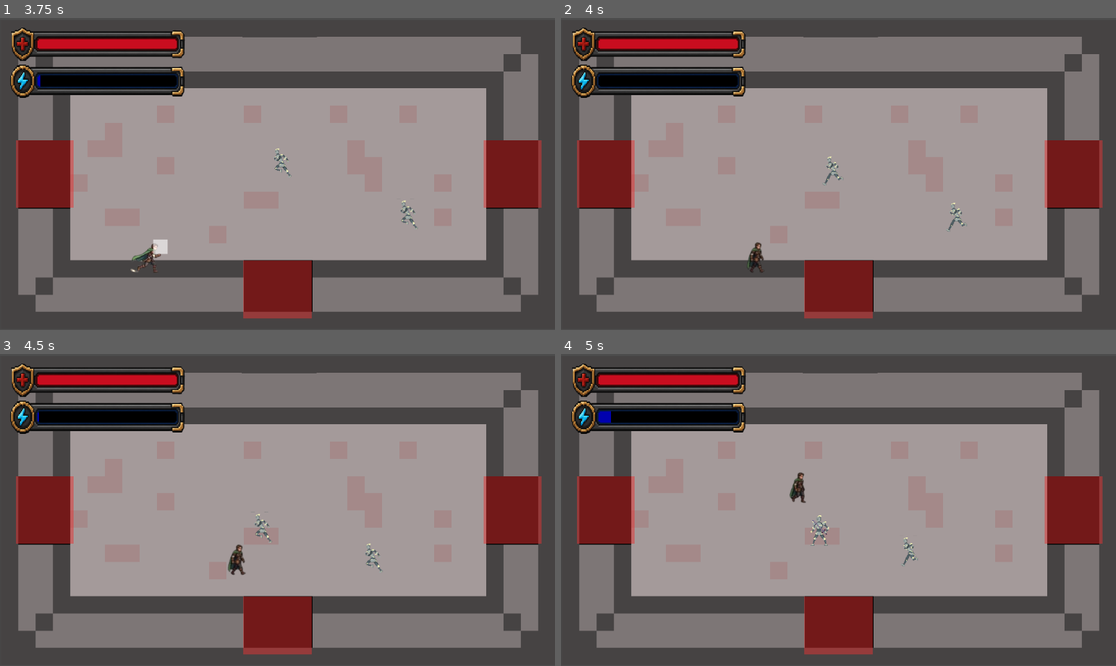
Above: before the commit, frames 1-4 (two rows, left to right).
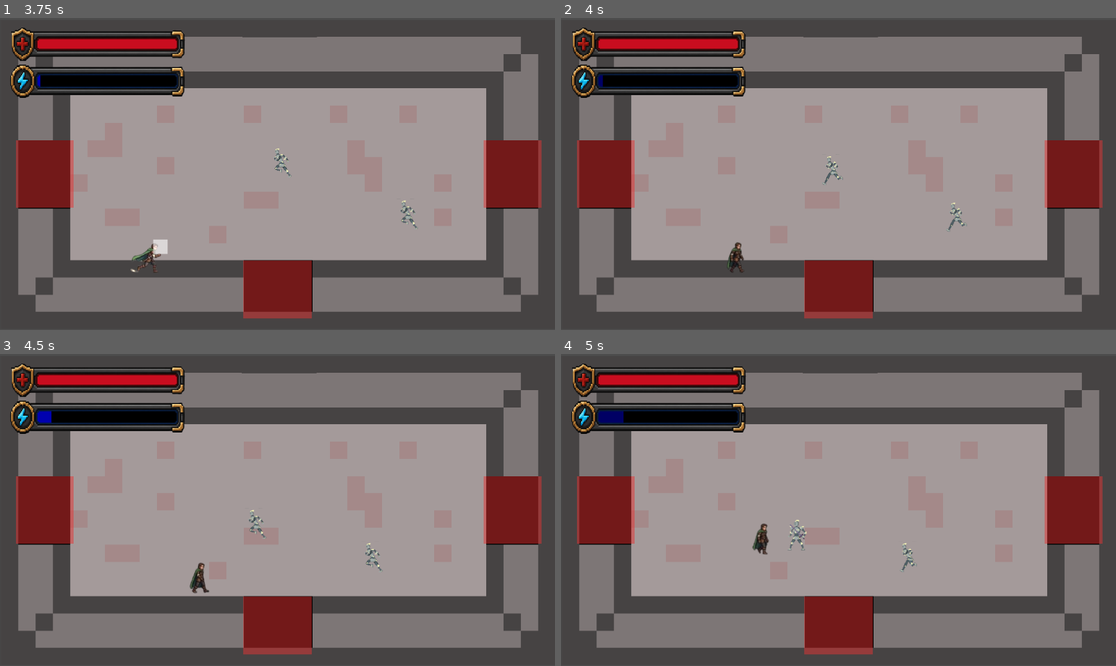
Above: after the commit, the same moments.

Repository: gx040502/energy-knight
Game: Godot game, scene res://Sinyen/main_menu.tscn
Same seed, same stepped clock (60 frames per second), same inputs: the game is played once before the commit and once after it.
Inputs (mouse positions are in pixels of both pictures, inside the frame that each line leads up to):
- Up to frame 1 (3.75 s): click "Start Game" at 0.5 s; click "Level 1" at 1.25 s; move the mouse to (399, 158) at 2.02 s; hold D (right) 2.03-2.78 s; hold Shift (sprint) 2.03-2.78 s; tap Space (dash) at 2.1, 3.05, 3.6 s; click (399, 158) at 2.17 s; move the mouse to (166, 189) at 2.77 s; hold S (down) 2.78-3.53 s; tap Shift (sprint) at 2.85 s; click (166, 189) at 2.92 s; move the mouse to (333, 105) at 3.52 s; hold D (right) from 3.53 s (still down); hold Shift (sprint) from 3.53 s (still down); click (333, 105) at 3.67 s
- Up to frame 2 (4 s): keep holding D (right); keep holding Shift (sprint)
- Up to frame 3 (4.5 s): move the mouse to (249, 572) at 4.27 s; release D (right) at 4.28 s; release Shift (sprint) at 4.28 s; hold W (up) from 4.28 s (still down); tap Shift (sprint) at 4.35 s; click (249, 572) at 4.42 s
- Up to frame 4 (5 s): keep holding W (up); tap Space (dash) at 4.55 s

Frame 1 is identical in both runs. In frame 2, 0.4% of the frame differs, in the area x 6-72%, y 18-82%; in frame 3, 0.6%; in frame 4, 0.9%, in the area x 6-65%, y 18-70%.

Commit message:
add debuff, sfx for walk, sprint, attack, explosion, take damage, debuff

Diff:
--- a/GyapXun/player/scenes/player.tscn
+++ b/GyapXun/player/scenes/player.tscn
@@ -22,6 +22,12 @@
 [ext_resource type="Texture2D" uid="uid://ekbas0j25cue" path="res://GyapXun/animations/walk/walk3.png" id="16_5p363"]
 [ext_resource type="Texture2D" uid="uid://b60cive1napwr" path="res://GyapXun/animations/walk/walk4.png" id="17_bfa6d"]
 [ext_resource type="PackedScene" uid="uid://dqqeja6mh50tr" path="res://Sinyen/scenes/hud.tscn" id="22_g31jf"]
+[ext_resource type="AudioStream" uid="uid://btl1byq7yhfpf" path="res://GyapXun/sfx/dash/dragon-studio-whoosh-cinematic-5-376880.mp3" id="23_la1jf"]
+[ext_resource type="AudioStream" uid="uid://bfvoubpqdbieh" path="res://GyapXun/sfx/melee/swing3.wav" id="24_enmwg"]
+[ext_resource type="AudioStream" uid="uid://88gixifcj8sd" path="res://GyapXun/sfx/explosion/spell.wav" id="25_enmwg"]
+[ext_resource type="AudioStream" uid="uid://x7p7ji765u6k" path="res://GyapXun/sfx/explosion/explosion01.ogg" id="25_t5vx1"]
+[ext_resource type="AudioStream" uid="uid://dr5fsd3mfy4c8" path="res://GyapXun/sfx/takedamage/01._damage_grunt_male.wav" id="27_t5vx1"]
+[ext_resource type="AudioStream" uid="uid://bhnlkpv72l81f" path="res://GyapXun/sfx/debuff/debuff2.wav" id="28_t5vx1"]
 
 [sub_resource type="SpriteFrames" id="SpriteFrames_chlmu"]
 animations = [{
@@ -132,6 +138,29 @@
 
 [node name="Hud" parent="." unique_id=913466994 instance=ExtResource("22_g31jf")]
 
+[node name="FootstepsSFX" type="AudioStreamPlayer" parent="." unique_id=1727867988]
+
+[node name="DashSFX" type="AudioStreamPlayer" parent="." unique_id=247560584]
+stream = ExtResource("23_la1jf")
+
+[node name="MeleeAttackSFX" type="AudioStreamPlayer" parent="." unique_id=755408325]
+stream = ExtResource("24_enmwg")
+
+[node name="SpellCastSFX" type="AudioStreamPlayer" parent="." unique_id=918607991]
+stream = ExtResource("25_enmwg")
+
+[node name="ExplosionBlastSFX" type="AudioStreamPlayer" parent="." unique_id=1998408266]
+stream = ExtResource("25_t5vx1")
+
+[node name="TakeDamageSFX" type="AudioStreamPlayer" parent="." unique_id=2001154314]
+stream = ExtResource("27_t5vx1")
+
+[node name="StaminaDebuffSFX" type="AudioStreamPlayer" parent="." unique_id=325874108]
+stream = ExtResource("28_t5vx1")
+
+[node name="FootstepTimer" type="Timer" parent="." unique_id=304232900]
+wait_time = 0.45
+
 [connection signal="timeout" from="Timer" to="." method="_on_timer_timeout"]
 
 [editable path="Hud"]
--- a/GyapXun/player/scripts/player.gd
+++ b/GyapXun/player/scripts/player.gd
@@ -2,8 +2,31 @@
 
 @onready var player_anim = $AnimatedSprite2D
 @onready var dash_timer = $Timer
-@onready var energy_bar = $Hud/%EnergyBar
+@onready var energy_bar: TextureProgressBar = $Hud/%EnergyBar #milestone2
 @onready var health_bar = $Hud/%HPBar
+
+@onready var footsteps_sfx: AudioStreamPlayer = $FootstepsSFX
+@onready var footstep_timer: Timer = $FootstepTimer
+@onready var dash_sfx: AudioStreamPlayer = $DashSFX
+@onready var melee_attack_sfx: AudioStreamPlayer = $MeleeAttackSFX
+@onready var explosion_blast_sfx: AudioStreamPlayer = $ExplosionBlastSFX
+@onready var take_damage_sfx: AudioStreamPlayer = $TakeDamageSFX
+@onready var stamina_debuff_sfx: AudioStreamPlayer = $StaminaDebuffSFX
+@onready var spell_cast_sfx: AudioStreamPlayer = $SpellCastSFX
+
+# --- FOOTSTEP AUDIO ---
+const STEP_L: AudioStream = preload("res://GyapXun/sfx/walk/sfx_step_rock_l.wav")
+const STEP_R: AudioStream = preload("res://GyapXun/sfx/walk/sfx_step_rock_l.wav")
+
+const STEP_INTERVAL_WALK: float = 0.45
+const STEP_INTERVAL_SPRINT: float = 0.28
+const STEP_INTERVAL_DEBUFF: float = 0.60
+const STEP_PITCH_SPRINT: float = 1.10
+const STEP_PITCH_VARIANCE: float = 0.05
+const STEP_VOLUME_SPRINT_DB: float = 2.5
+
+var _step_use_left: bool = true
+var _step_is_sprinting: bool = false
 
 # Movement Speeds
 const WALK_SPEED = 300.0
@@ -17,6 +40,19 @@
 # --- NEW STAMINA SYSTEM ---
 var max_stamina = 100.0
 var current_stamina = 100.0
+
+# --- STAMINA DEBUFF --- milestone2
+const EXHAUSTION_THRESHOLD: float = 0.0
+const RECOVERY_THRESHOLD: float = 55.0
+const DEBUFF_SPEED_MULT: float = 0.55
+
+var is_stamina_debuffed: bool = false
+
+# --- ENERGY BAR WARNING ---
+const WARNING_TINT: Color = Color(1.0, 0.3, 0.3, 1.0)
+const WARNING_BLINK_TIME: float = 0.35
+
+var _energy_warning_tween: Tween = null
 
 var dash_cost = 25.0       # Costs 25 stamina instantly
 var sprint_cost = 30.0     # Drains 30 stamina per second
@@ -40,6 +76,8 @@
 	player_anim.play("idle")
 	energy_bar.value = current_stamina
 	health_bar.value = current_health
+	energy_bar.tint_progress = Color.WHITE
+	footstep_timer.timeout.connect(_on_footstep_timer_timeout)
 
 func _physics_process(delta: float) -> void:
 	# 1. Get movement input
@@ -54,6 +92,7 @@
 		current_stamina -= dash_cost # Take away the stamina instantly
 		dash_timer.start()
 		player_anim.play("dash")
+		dash_sfx.play()
 
 		if direction != Vector2.ZERO:
 			dash_direction = direction
@@ -66,12 +105,13 @@
 	# 3. Apply Velocity and handle Sprint/Regen
 	if is_dashing:
 		velocity = dash_direction * DASH_SPEED + knockback_velocity
+		_update_footsteps(false, false)
 	else:
 		var current_speed = WALK_SPEED
 		var is_sprinting = false
 
 		# Check if sprinting AND we have stamina left
-		if Input.is_action_pressed("sprint") and direction.length() > 0 and current_stamina > 0:
+		if Input.is_action_pressed("sprint") and direction.length() > 0 and current_stamina > 0 and not is_stamina_debuffed: #milestone2
 			current_speed = SPRINT_SPEED
 			is_sprinting = true
 			# Drain stamina continuously based on time (delta)
@@ -90,6 +130,9 @@
 		current_stamina = clamp(current_stamina, 0, max_stamina)
 		energy_bar.value = current_stamina
 
+		if is_stamina_debuffed: #milestone2
+			current_speed *= DEBUFF_SPEED_MULT
+
 		velocity = direction * current_speed + knockback_velocity
 
 		# Handle Walk/Sprint/Idle animations
@@ -106,11 +149,18 @@
 		else:
 			player_anim.play("idle")
 
+		# Footsteps follow player INPUT, not velocity — so knockback,
+		# slides and external forces don't trigger step sounds.
+		_update_footsteps(direction.length() > 0, is_sprinting)
+
 		if current_health < max_health and current_health > 0:
 			current_health += health_regen * delta
 			current_health = clamp(current_health, 0, max_health)
 			health_bar.value = current_health
 
+	# 4. Update debuff state
+	_update_stamina_state() #milestone2
+
 	# 4. Move the character
 	move_and_slide()
 
@@ -121,6 +171,9 @@
 func take_damage(amount: float, knockback: Vector2) -> void:
 	if current_health <= 0:
 		return
+
+	if amount > 0.0:
+		take_damage_sfx.play()
 
 	current_health -= amount
 	current_health = clamp(current_health, 0, max_health)
@@ -147,6 +200,7 @@
 
 func perform_attack() -> void:
 	can_attack = false
+	melee_attack_sfx.play()
 	current_stamina -= attack_cost
 	energy_bar.value = current_stamina
 
@@ -201,6 +255,7 @@
 
 func perform_explosion_spell() -> void:
 	can_attack = false
+	spell_cast_sfx.play()
 	current_stamina -= 30.0 # Drains 30 stamina
 	energy_bar.value = current_stamina
 
@@ -223,6 +278,8 @@
 	timer.timeout.connect(func():
 		indicator.queue_free()
 		player_anim.modulate = original_modulate
+		if is_instance_valid(explosion_blast_sfx):
+			explosion_blast_sfx.play()
 
 		# Spawn an Area2D for the actual explosion hitbox
 		var blast_area = Area2D.new()
@@ -264,3 +321,80 @@
 	cooldown_timer.timeout.connect(func():
 		can_attack = true
 	)
+
+#milestone2
+func _update_stamina_state() -> void:
+	if not is_stamina_debuffed and current_stamina <= EXHAUSTION_THRESHOLD:
+		set_stamina_debuff(true)
+	elif is_stamina_debuffed and current_stamina > RECOVERY_THRESHOLD:
+		set_stamina_debuff(false)
+
+
+func set_stamina_debuff(active: bool) -> void:
+	if active == is_stamina_debuffed:
+		return
+	is_stamina_debuffed = active
+	if active:
+		stamina_debuff_sfx.play()
+		_start_energy_warning()
+	else:
+		stamina_debuff_sfx.stop()
+		_stop_energy_warning()
+
+
+func _start_energy_warning() -> void:
+	if not is_instance_valid(energy_bar):
+		return
+	if _energy_warning_tween != null and _energy_warning_tween.is_valid():
+		_energy_warning_tween.kill()
+
+	# Bound to energy_bar, not self, so it inherits the Hud's ALWAYS process mode.
+	_energy_warning_tween = energy_bar.create_tween()
+	_energy_warning_tween.set_loops()
+	_energy_warning_tween.set_trans(Tween.TRANS_SINE)
+	_energy_warning_tween.set_ease(Tween.EASE_IN_OUT)
+	_energy_warning_tween.tween_property(energy_bar, "tint_progress", WARNING_TINT, WARNING_BLINK_TIME)
+	_energy_warning_tween.tween_property(energy_bar, "tint_progress", Color.WHITE, WARNING_BLINK_TIME)
+
+
+func _stop_energy_warning() -> void:
+	if _energy_warning_tween != null and _energy_warning_tween.is_valid():
+		_energy_warning_tween.kill()
+	_energy_warning_tween = null
+	if is_instance_valid(energy_bar):
+		energy_bar.tint_progress = Color.WHITE
+
+func _update_footsteps(is_moving: bool, is_sprinting: bool) -> void:
+	if not is_moving:
+		footstep_timer.stop()
+		return
+
+	_step_is_sprinting = is_sprinting
+
+	var interval: float = STEP_INTERVAL_WALK
+	if is_stamina_debuffed:
+		interval = STEP_INTERVAL_DEBUFF
+	elif is_sprinting:
+		interval = STEP_INTERVAL_SPRINT
+
+	if footstep_timer.is_stopped():
+		# First step fires immediately, so movement and sound start together.
+		footstep_timer.wait_time = interval
+		_play_footstep()
+		footstep_timer.start()
+	else:
+		# Timer already running: changing wait_time applies on the next cycle,
+		# so speed changes don't clip the step currently in progress.
+		footstep_timer.wait_time = interval
+
+func _on_footstep_timer_timeout() -> void:
+	_play_footstep()
+
+func _play_footstep() -> void:
+	footsteps_sfx.stream = STEP_L if _step_use_left else STEP_R
+	_step_use_left = not _step_use_left
+
+	var base_pitch: float = STEP_PITCH_SPRINT if _step_is_sprinting else 1.0
+	footsteps_sfx.pitch_scale = base_pitch + randf_range(-STEP_PITCH_VARIANCE, STEP_PITCH_VARIANCE)
+	footsteps_sfx.volume_db = STEP_VOLUME_SPRINT_DB if _step_is_sprinting else 0.0
+	footsteps_sfx.play()
Not shown, added: GyapXun/sfx/dash/dragon-studio-whoosh-cinematic-5-376880.mp3.import
Not shown, added: GyapXun/sfx/dash/dragon-studio-whoosh-cinematic-5-376880.wav.import
Not shown, added: GyapXun/sfx/debuff/debuff.mp3.import
Not shown, added: GyapXun/sfx/debuff/debuff.wav.import
Not shown, added: GyapXun/sfx/debuff/debuff2.mp3.import
Not shown, added: GyapXun/sfx/debuff/debuff2.wav.import
Not shown, added: GyapXun/sfx/explosion/explosion01.ogg.import
Not shown, added: GyapXun/sfx/explosion/explosion01.wav.import
Not shown, added: GyapXun/sfx/explosion/explosion02.ogg.import
Not shown, added: GyapXun/sfx/explosion/spell.wav.import
Not shown, added: GyapXun/sfx/melee/swing3.wav.import
Not shown, added: GyapXun/sfx/takedamage/01._damage_grunt_male.wav.import
(and 14 more such lines)
